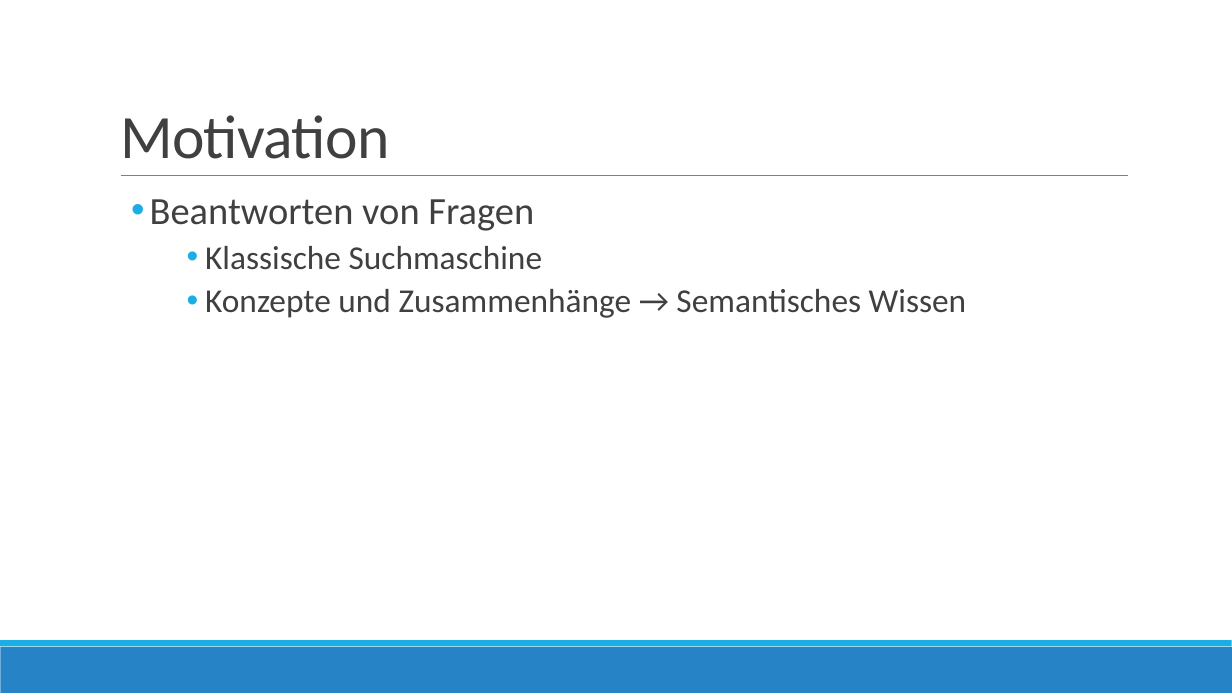
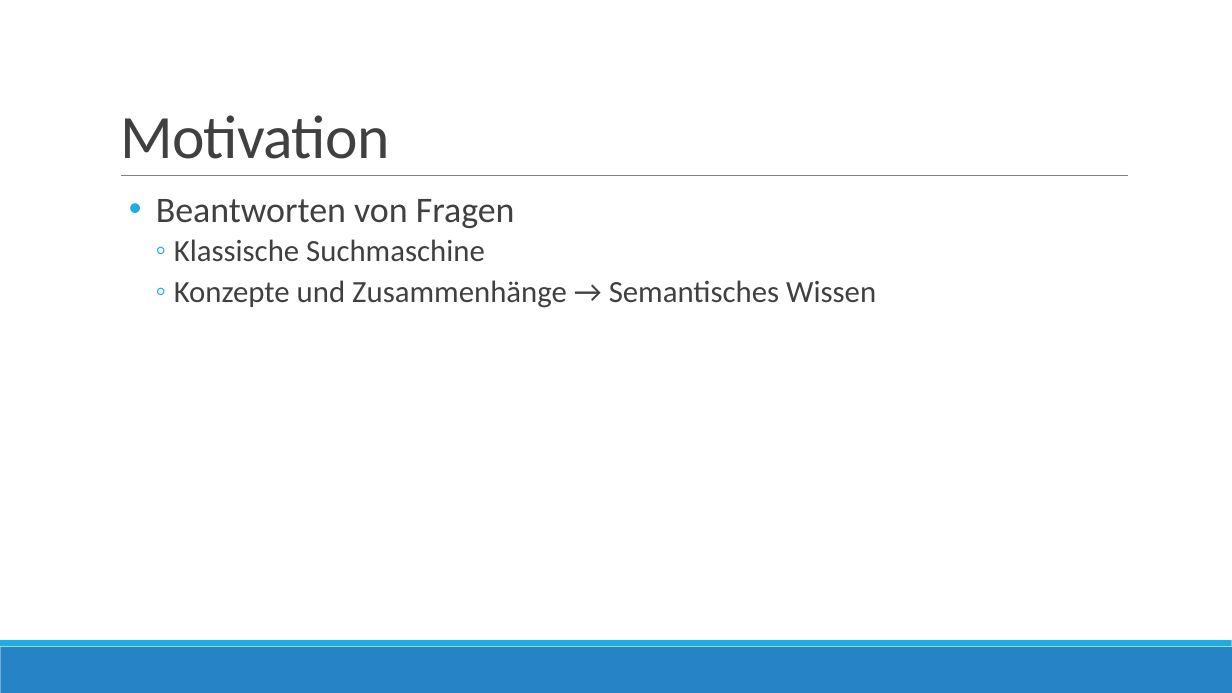
Before and after one commit to gunzm1/ElephantSearch, a slide deck: slide 3 of Doc/Semantische Datenbanken.pptx. Drawn at 1232x693 pixels with LibreOffice and Linux fonts; fonts in the diff are those of the drawing. Boxes give left, top, right and bottom in pixels: in the first picture for what was removed or moved away, otherwise in the second. Text is boxed around its words. In the diff, an @@ line names an element or a change of style, - is before the commit and + after.

```diff
--- a/Doc/Semantische Datenbanken.pptx
+++ b/Doc/Semantische Datenbanken.pptx
@@ text "Beantworten von Fragen" at (x1=156, y1=199, x2=876, y2=308): size 30 to 28 pt in "Beantworten von Fragen"; size 26 to 24 pt in "Klassische Suchmaschine", "Konzepte und Zusammenhänge → Semantisches Wissen"; list level 2 to 1 in "Beantworten von Fragen"; bullet • to ◦; list level 5 to 2 in "Klassische Suchmaschine"; list level 5 to 2 in "Konzepte und Zusammenhänge → Semantisches ..." @@
```
Also in this commit, not shown: 7 other slides changed.
